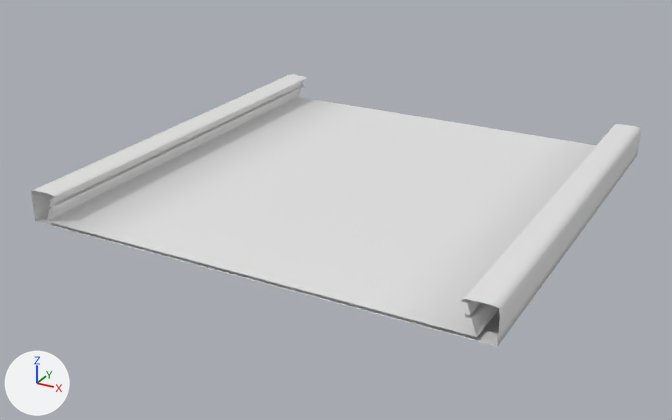
Renders of the FBX model Assets/Prefabs/Pistas/Recta.fbx from each side of a commit.
Rendered twice from a camera (50 mm lens) standing at (12.43, -24.31, 11.1) and looking at (-0.48, -0.83, -0.63). Lighting does not change. The marker at lower left points along +X, +Y and +Z. Where no turn or scale is listed for an object, it has been applied to the vertices.

Names of what the first picture shows: 'Recta'.
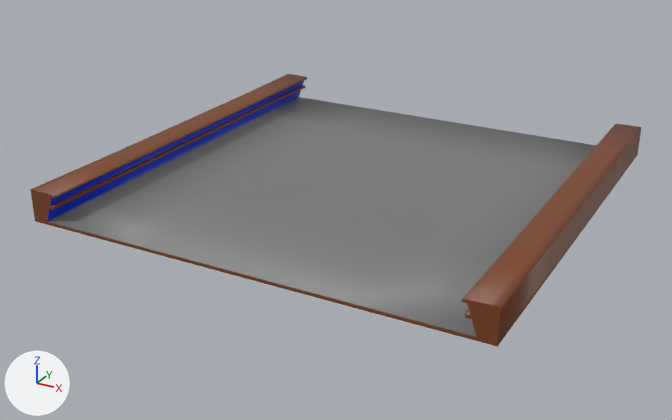
Changed parts and their boxes [x1, y1, x2, y2] in the pictures (672 x 420 px):
'Recta', reshaped: before [31, 75, 640, 346]; after [30, 74, 641, 346]
part 1 of me_plane_001, built on: before [31, 75, 640, 346]; after [30, 74, 641, 346]
part 2 of me_plane_001, recoloured (white to grey): [48, 97, 596, 337] in both
part 3 of me_plane_001, recoloured (white to brown): [37, 75, 634, 315] in both
part 4 of me_plane_001, recoloured (grey to blue): [47, 81, 304, 222] in both

Patch to the scene script:
```diff
--- a/Assets/Prefabs/Pistas/Recta.fbx.py
+++ b/Assets/Prefabs/Pistas/Recta.fbx.py
@@ mat_metal @@
+mat_metal = principled_material('Metal')
+mat_metal.base_color = (0.197, 0.0562, 0.0156)  # brown #7b4322
@@ mat_reflejo @@
+mat_reflejo = principled_material('Reflejo')
+mat_reflejo.base_color = (0.0, 0.0334, 0.801)  # blue #0033e7
@@ mat_asfalto @@
+mat_asfalto = principled_material('Asfalto')
+mat_asfalto.base_color = (0.203, 0.203, 0.203)  # grey #7c7c7c
@@ me_plane_001 @@
 # used by ob_recta; location = (0.0, 0.0, 0.0)
-me_plane_001.from_pydata(...)  # 400 vertices, 320 faces; spans x -7.0..7.0, y -7.0..7.0, z 0.0..1.0
+me_plane_001.from_pydata(...)  # 1506 vertices, 1504 faces; spans x -7.0..7.0, y -7.0..7.0, z 0.0..1.0
+# me_plane_001 part 1: 26 vertices moved from x -7.0..7.0, y -7.0..7.0, z 0.25..0.96 to x -7.0..7.0, y -7.0..7.0, z 0.13..0.99; 20 vertices removed from x -7.0..7.0, y -7.0..7.0, z 0.25..0.96; 1126 vertices added at x -7.0..7.0, y -7.0..7.0, z 0.0..1.0
+# me_plane_001 part 2: 16 faces spanning x -6.51..6.51, y -7.0..7.0, z 0.1 switch from no material to mat_asfalto (grey #7c7c7c)
+# me_plane_001 part 3: 196 faces spanning x -7.0..7.0, y -7.0..7.0, z 0.0..1.0 switch from no material to mat_metal (brown #7b4322)
+# me_plane_001 part 4: 60 faces spanning x -6.51..6.51, y -7.0..7.0, z 0.1..0.88 switch from no material to mat_reflejo (blue #0033e7)
```
